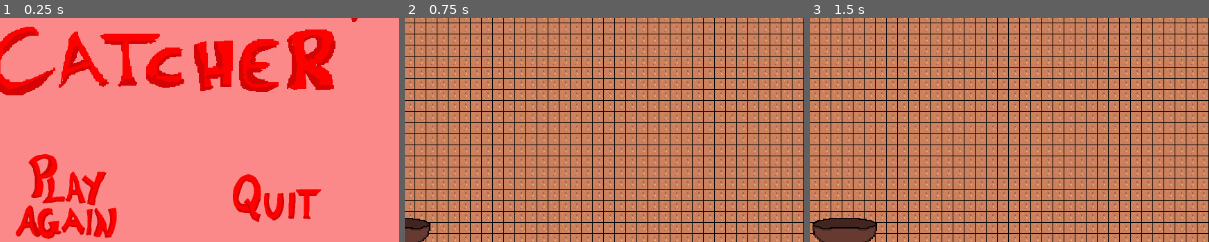
Above: before the commit, frames 1-3 (left to right).
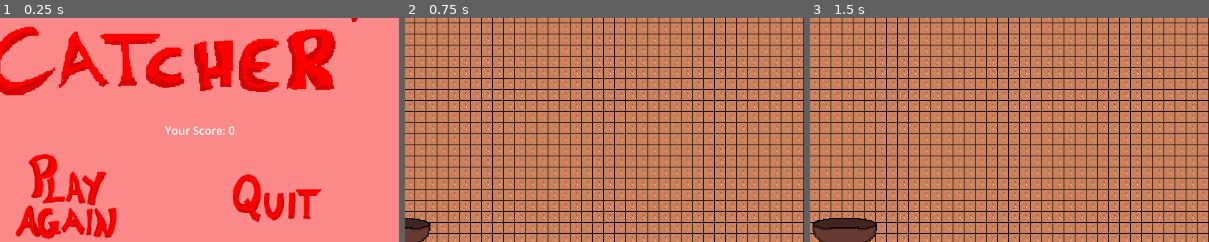
Above: after the commit, the same moments.

Repository: akhlex/Valentine-Game
Game: Godot game, scene res://scenes/game_over.tscn
The game is run twice, just before and just after one commit, with the same random seed, the same clock (stepped at 60 frames per second) and the same inputs. This scene is started directly instead of the project's main scene.
Inputs (mouse positions are % of the whole screen's width and height, from its top left):
- Up to frame 1 (0.25 s): no input
- Up to frame 2 (0.75 s): click (36, 71) at 0.5 s
- Up to frame 3 (1.5 s): tap Enter at 1.25 s; hold D (right) from 1.28 s (still down)
The pictures show only the part of the screen within x 27-77%, y 30-80%; the shares and areas given below are measured in that part.

The runs differ from the first frame. In frame 1, 0.3% of the frame differs, in the area x 41-59%, y 48-53%; in frame 2, nothing differs; in frame 3, nothing differs.

Commit message:
countdown timer done

Diff:
--- a/scenes/game_over.gd
+++ b/scenes/game_over.gd
@@ -1,4 +1,8 @@
 extends Control
+
+
+func _process(delta):
+	$EndScoreLabel.text = "Your Score: " + str(Global.score)
 
 
 func _on_play_again_button_pressed():
--- a/scenes/game_over.tscn
+++ b/scenes/game_over.tscn
@@ -48,5 +48,12 @@
 texture_normal = ExtResource("3_3tlw6")
 texture_hover = ExtResource("5_gvpmo")
 
+[node name="EndScoreLabel" type="Label" parent="."]
+layout_mode = 0
+offset_left = 552.0
+offset_top = 344.0
+offset_right = 592.0
+offset_bottom = 367.0
+
 [connection signal="pressed" from="PlayAgainButton" to="." method="_on_play_again_button_pressed"]
 [connection signal="pressed" from="QuitButton" to="." method="_on_quit_button_pressed"]
--- a/scenes/main.gd
+++ b/scenes/main.gd
@@ -11,3 +11,7 @@
 
 	heart_instance.position = $Path2D/PathFollow2D/Marker2D.global_position
 	add_child(heart_instance)
+
+
+func _on_game_timer_timeout():
+	get_tree().change_scene_to_file("res://scenes/game_over.tscn")
--- a/scenes/main.tscn
+++ b/scenes/main.tscn
@@ -487,4 +487,9 @@
 [node name="Camera2D" type="Camera2D" parent="."]
 position = Vector2(576, 324)
 
+[node name="GameTimer" type="Timer" parent="."]
+wait_time = 60.0
+autostart = true
+
 [connection signal="timeout" from="HeartTimer" to="." method="_on_heart_timer_timeout"]
+[connection signal="timeout" from="GameTimer" to="." method="_on_game_timer_timeout"]
